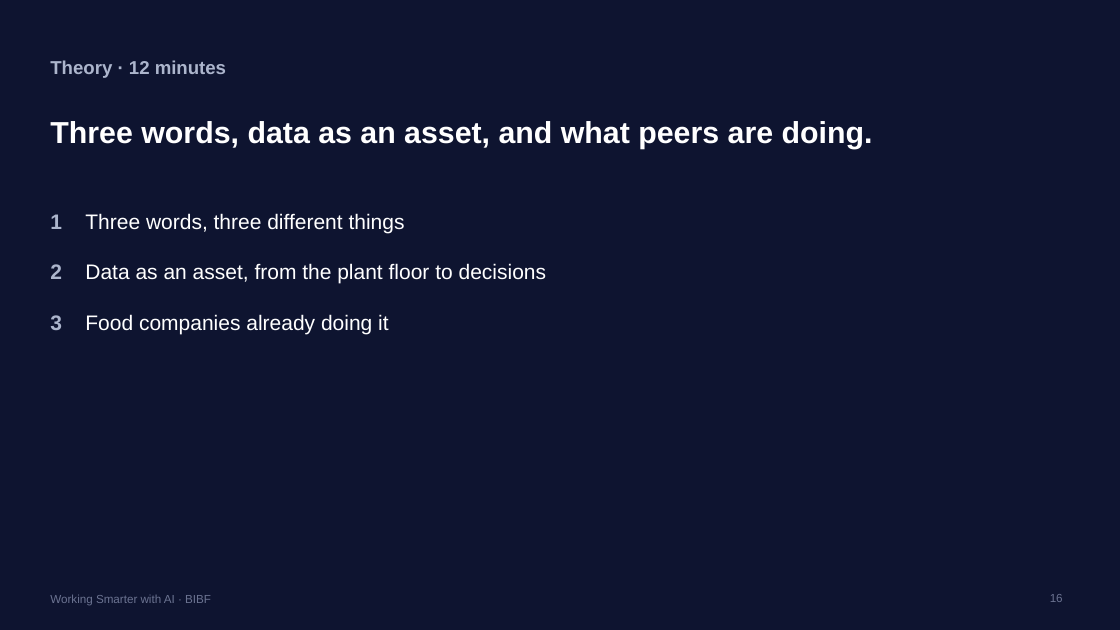
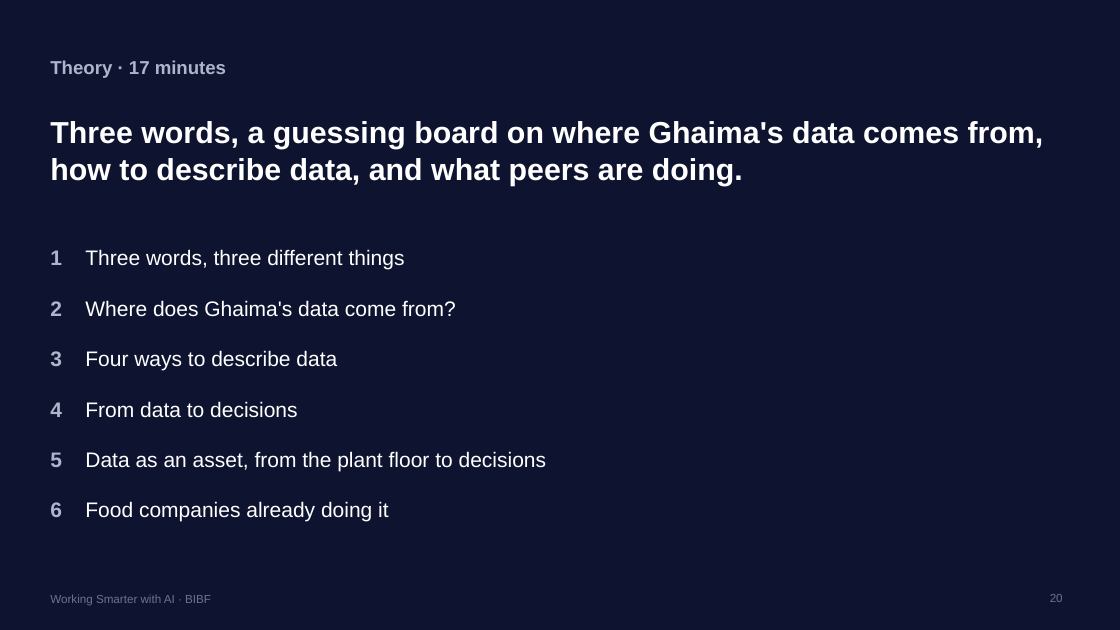
Before and after one commit to Iced377/bibf-arla, a slide deck: slide 20 of outputs/BIBF-Arla-Facilitator.pptx (slide 16 before the commit). Drawn at 1120x630 pixels with LibreOffice and Linux fonts; fonts in the diff are those of the drawing. Boxes give left, top, right and bottom in pixels: in the first picture for what was removed or moved away, otherwise in the second. Text is boxed around its words. In the diff, an @@ line names an element or a change of style, - is before the commit and + after.

```diff
--- a/outputs/BIBF-Arla-Facilitator.pptx
+++ b/outputs/BIBF-Arla-Facilitator.pptx
@@ text at [50, 60, 226, 78]: text changed @@
-Theory · 12 minutes
+Theory · 17 minutes
@@ text at [50, 121, 1044, 186]: text changed @@
-Three words, data as an asset, and what peers are doing.
+Three words, a guessing board on where Ghaima's data comes from, how to describe data, and what peers are doing.
@@ text "1 Three words, three different ...": place and size @@
-text "1 Three words, three different ..." at [50, 213, 405, 234]
+text "1 Three words, three different ..." at [50, 249, 405, 270]
@@ text added at [50, 300, 456, 317], 18 pt, text #FFFFFF @@
+2 Where does Ghaima's data come from?
@@ text added at [50, 350, 337, 371], 18 pt, text #FFFFFF @@
+3 Four ways to describe data
@@ text added at [50, 401, 298, 418], 18 pt, text #FFFFFF @@
+4 From data to decisions
@@ text at [50, 451, 547, 472]: text changed @@
-2 Data as an asset, from the plant floor to decisions
+5 Data as an asset, from the plant floor to decisions
@@ text at [50, 501, 388, 522]: text changed @@
-3 Food companies already doing it
+6 Food companies already doing it
@@ page number at [1050, 594, 1063, 602]: text changed @@
-16
+20
```
Also in this commit, not shown: 15 other slides changed, 10 slides added, 15 other files.
